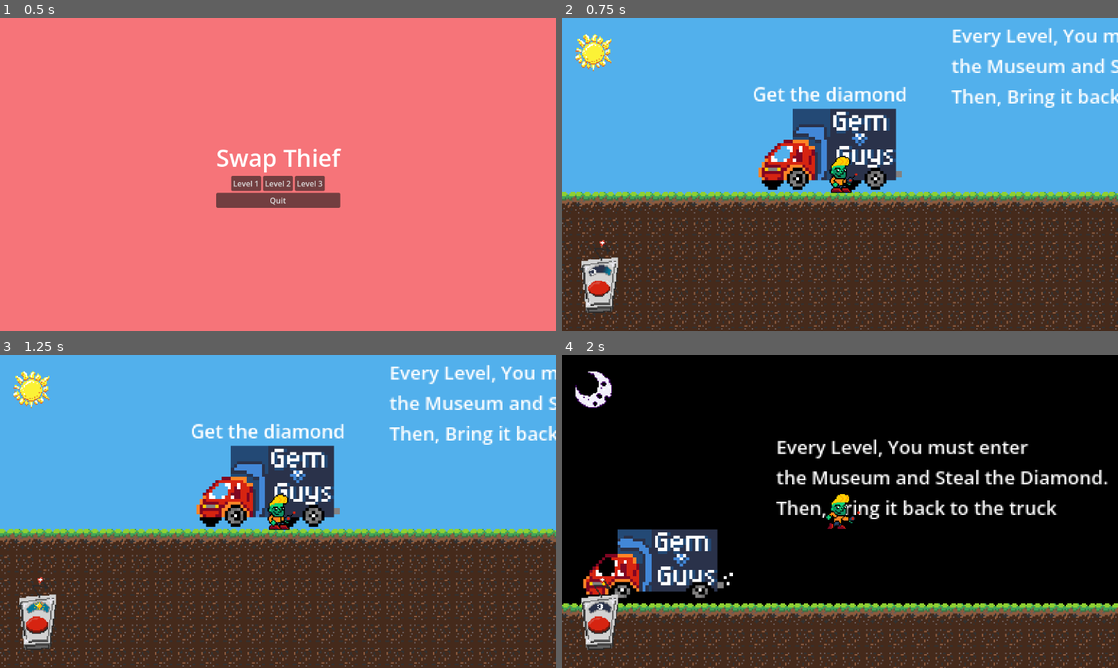
Above: before the commit, frames 1-4 (two rows, left to right).
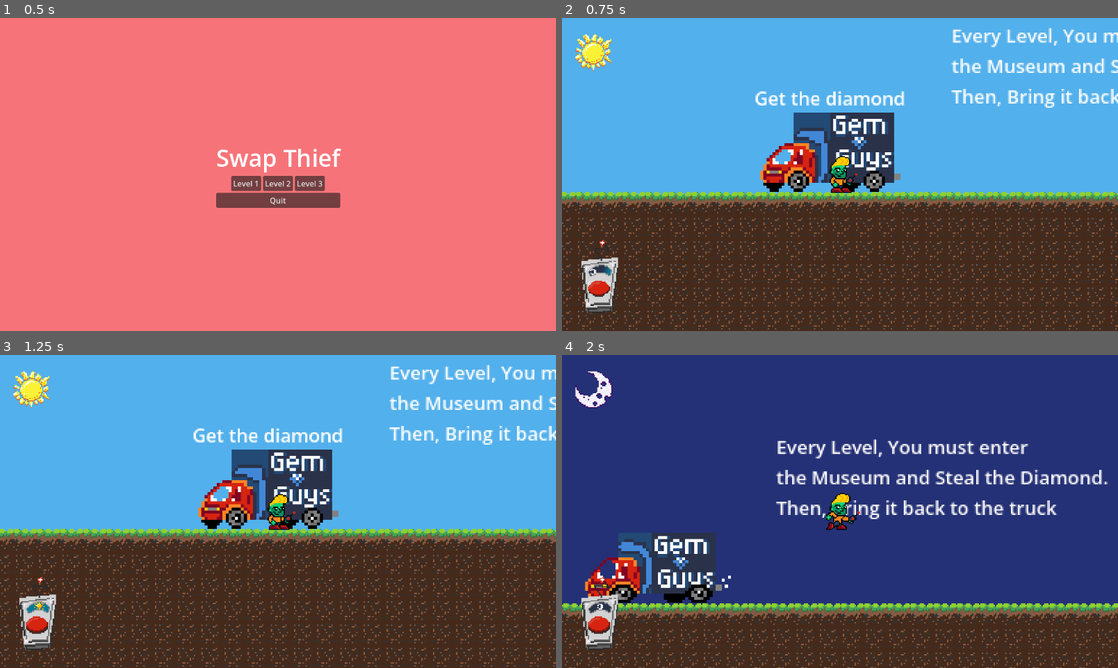
Above: after the commit, the same moments.

Repository: noble-squared/Colorado-Game-Jam
Game: Godot game, scene res://Scenes/main_menu.tscn
Two runs of this game, one before a commit and one after it. Both use one fixed random seed, a clock stepped at 60 frames per second and the inputs below.
Inputs:
- Up to frame 1 (0.5 s): no input
- Up to frame 2 (0.75 s): click "Level 1" at 0.5 s
- Up to frame 3 (1.25 s): no input
- Up to frame 4 (2 s): hold D (Right) from 1.28 s (still down); tap Space (SwapTime) at 1.35 s; tap W (Jump) at 1.52 s

Frame 1 is identical in both runs. In frame 2, 3.5% of the frame differs, in the area x 34-62%, y 22-56%; in frame 3, 3.5%; in frame 4, 75%, in the area x 0-100%, y 0-81%.

Commit message:
Rescaled truck and recolored background

Diff:
--- a/Scenes/levels/JackM_level_1.tscn
+++ b/Scenes/levels/JackM_level_1.tscn
@@ -71,10 +71,11 @@
 tile_set = SubResource("TileSet_wcvos")
 
 [node name="Player" parent="." unique_id=1588156878 instance=ExtResource("3_ch732")]
-position = Vector2(-24, -0.99999994)
+position = Vector2(-79, -2.9999998)
 
 [node name="GetawayTruck" parent="." unique_id=868867607 instance=ExtResource("5_253b1")]
-position = Vector2(-97, -12)
+position = Vector2(-84, -10)
+scale = Vector2(0.8, 0.8)
 
 [node name="LeftWorldBoundary" type="StaticBody2D" parent="." unique_id=1035242529]
 position = Vector2(-145, 0)
--- a/Scenes/levels/level_1.tscn
+++ b/Scenes/levels/level_1.tscn
@@ -79,7 +79,8 @@
 position = Vector2(585, -71)
 
 [node name="GetawayTruck" parent="." unique_id=868867607 instance=ExtResource("4_7p6j4")]
-position = Vector2(-127, -12)
+position = Vector2(-127, -10)
+scale = Vector2(0.8, 0.8)
 
 [node name="Label" type="Label" parent="." unique_id=2011132563]
 offset_left = -43.0
--- a/Scenes/levels/level_hayden_1.tscn
+++ b/Scenes/levels/level_hayden_1.tscn
@@ -85,8 +85,8 @@
 scale = Vector2(0.515, 0.515)
 
 [node name="GetawayTruck" parent="." unique_id=868867607 instance=ExtResource("5_1gecp")]
-position = Vector2(-73, -16)
-scale = Vector2(1, 1)
+position = Vector2(-73, -10)
+scale = Vector2(0.8, 0.8)
 
 [node name="LeftWorldBoundary" type="StaticBody2D" parent="." unique_id=1035242529]
 position = Vector2(-145, 0)
--- a/Scenes/levels/level_template.tscn
+++ b/Scenes/levels/level_template.tscn
@@ -72,7 +72,8 @@
 scale = Vector2(0.515, 0.515)
 
 [node name="GetawayTruck" parent="." unique_id=868867607 instance=ExtResource("5_17iy3")]
-position = Vector2(-73, -16)
+position = Vector2(-73, -10)
+scale = Vector2(0.8, 0.8)
 
 [node name="LeftWorldBoundary" type="StaticBody2D" parent="." unique_id=1035242529]
 position = Vector2(-145, 0)
--- a/Scripts/background.gd
+++ b/Scripts/background.gd
@@ -3,7 +3,7 @@
 @export var type : Globals.States
 
 var blue = Color(0.322, 0.69, 0.925, 1.0)
-var black = Color(0.0, 0.0, 0.0, 1.0)
+var black = Color(0.145, 0.192, 0.463, 1.0)
 # Called when the node enters the scene tree for the first time.
 func _ready() -> void:
 	Globals.connect("DaySwapped", _on_day_swapped)
